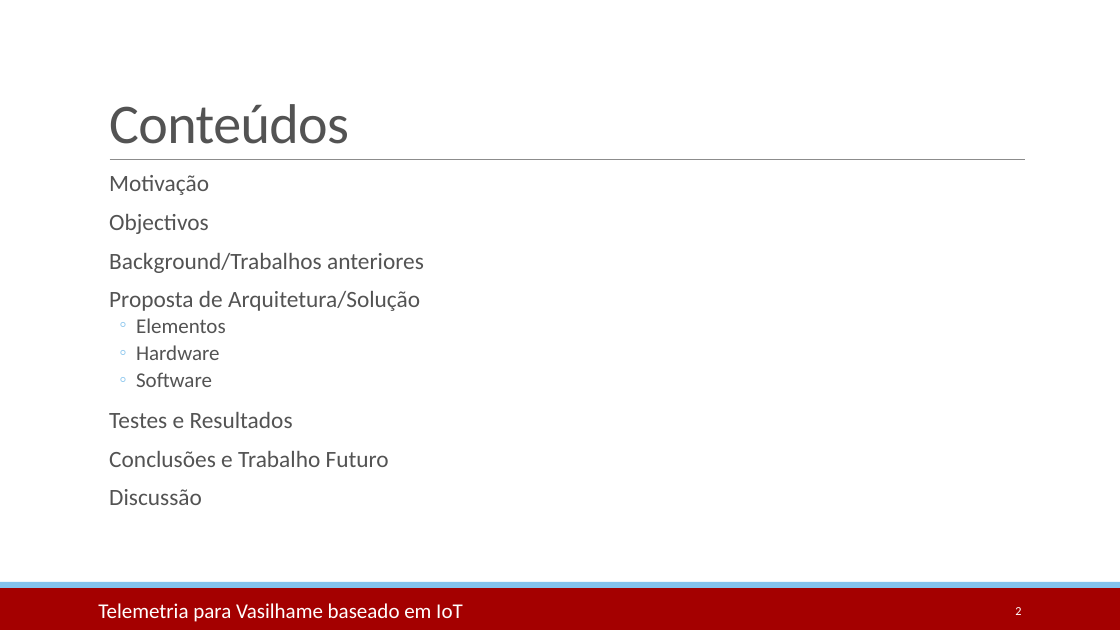
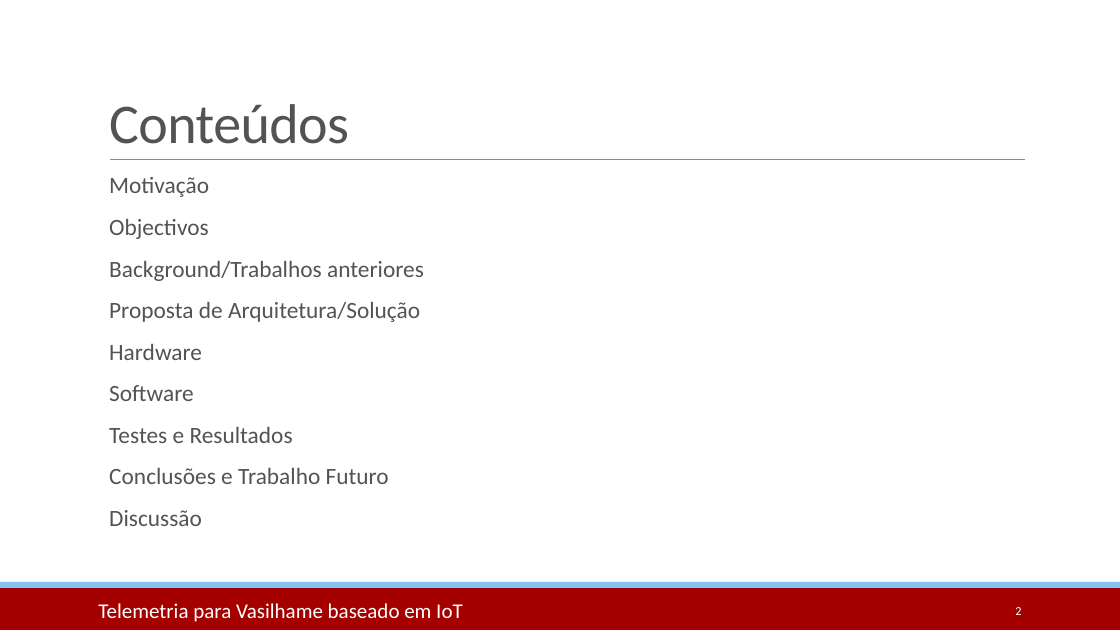
Before and after one commit to joaoandre26/developedwork, a slide deck: slide 2 of Presentation/BasePresentation.pptx. Drawn at 1120x630 pixels with LibreOffice and Linux fonts; fonts in the diff are those of the drawing; background and template pictures are left out. Boxes give left, top, right and bottom in pixels: in the first picture for what was removed or moved away, otherwise in the second. Text is boxed around its words. In the diff, an @@ line names an element or a change of style, - is before the commit and + after.

```diff
--- a/Presentation/BasePresentation.pptx
+++ b/Presentation/BasePresentation.pptx
@@ text "Motivação" at <box>109,177,424,526</box>: size 18 to 20 pt in "Hardware", "Software"; line spacing 0.8 to 0.9; bullet ◦ to  ; list level 2 to 1 in "Hardware"; list level 2 to 1 in "Software" @@
@@ text at <box>136,318,226,333</box>: paragraph removed @@
-  ◦ Elementos
```
Also in this commit, not shown: 1 other slide changed, 1 slide added.
